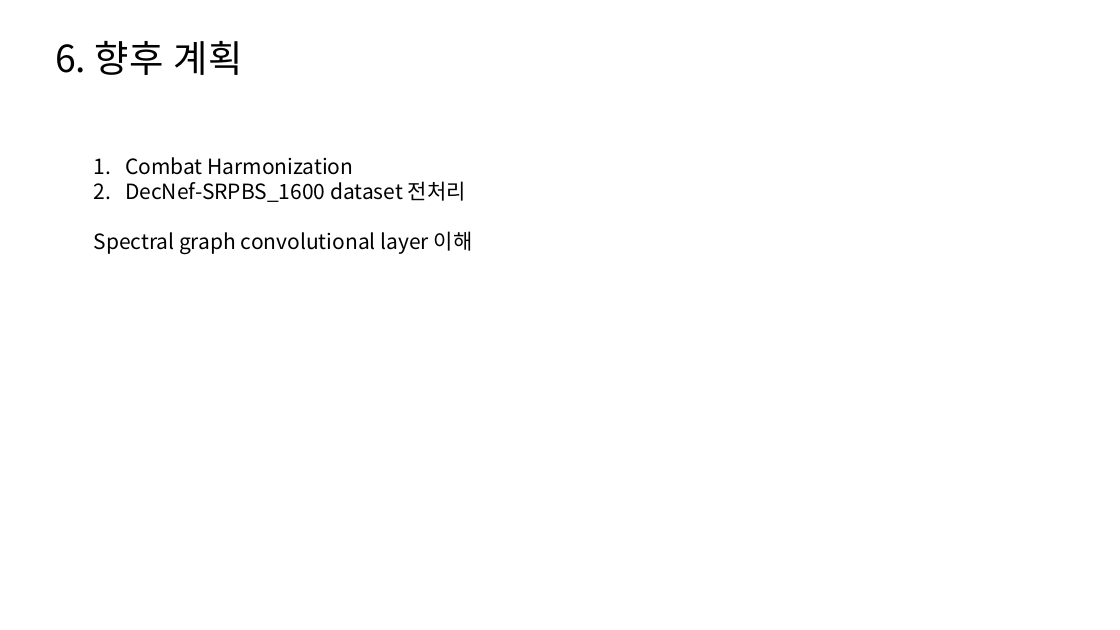
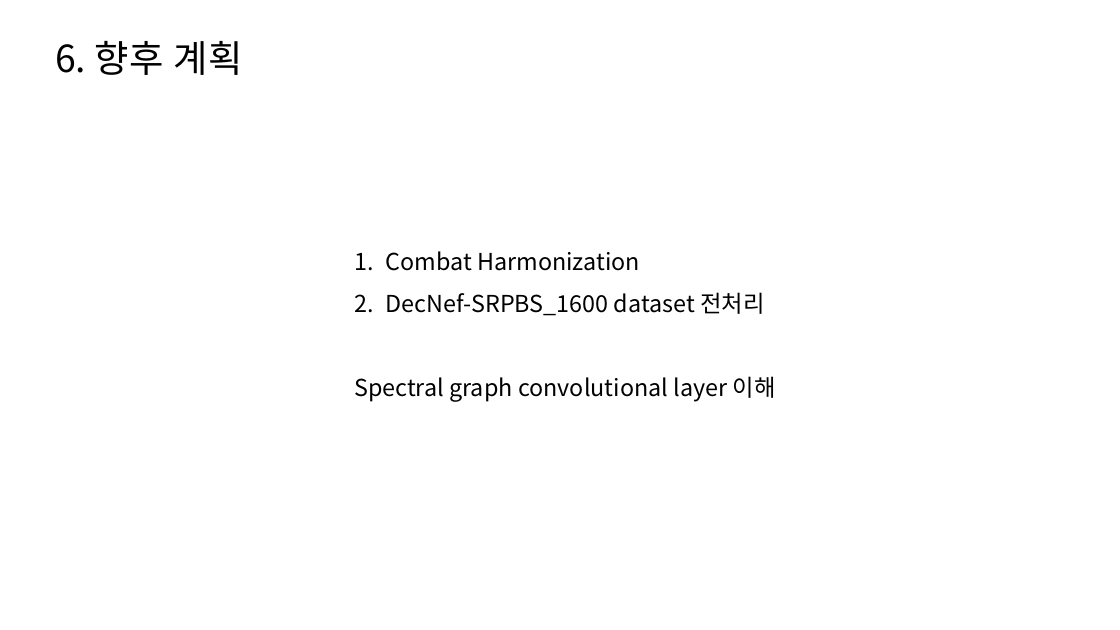
Before and after one commit to janett105/GNN_SCHZ, a slide deck: slide 19 of Presentation/초기 발표 (1).pptx (slide 15 before the commit). Drawn at 1120x630 pixels with LibreOffice and Linux fonts; fonts in the diff are those of the drawing. Boxes give left, top, right and bottom in pixels: in the first picture for what was removed or moved away, otherwise in the second. Text is boxed around its words. In the diff, an @@ line names an element or a change of style, - is before the commit and + after.

```diff
--- a/Presentation/초기 발표 (1).pptx
+++ b/Presentation/초기 발표 (1).pptx
@@ text "Combat Harmonization": place and size @@
-text "Combat Harmonization" at <box>94,157,473,254</box>
+text "Combat Harmonization" at <box>354,251,776,402</box>
@@ text "Combat Harmonization" at <box>354,251,776,402</box>: size 18 to 20 pt; line spacing 1 to 1.5 @@
```
Also in this commit, not shown: 1 other slide changed, 1 slide added, 17 other files.
